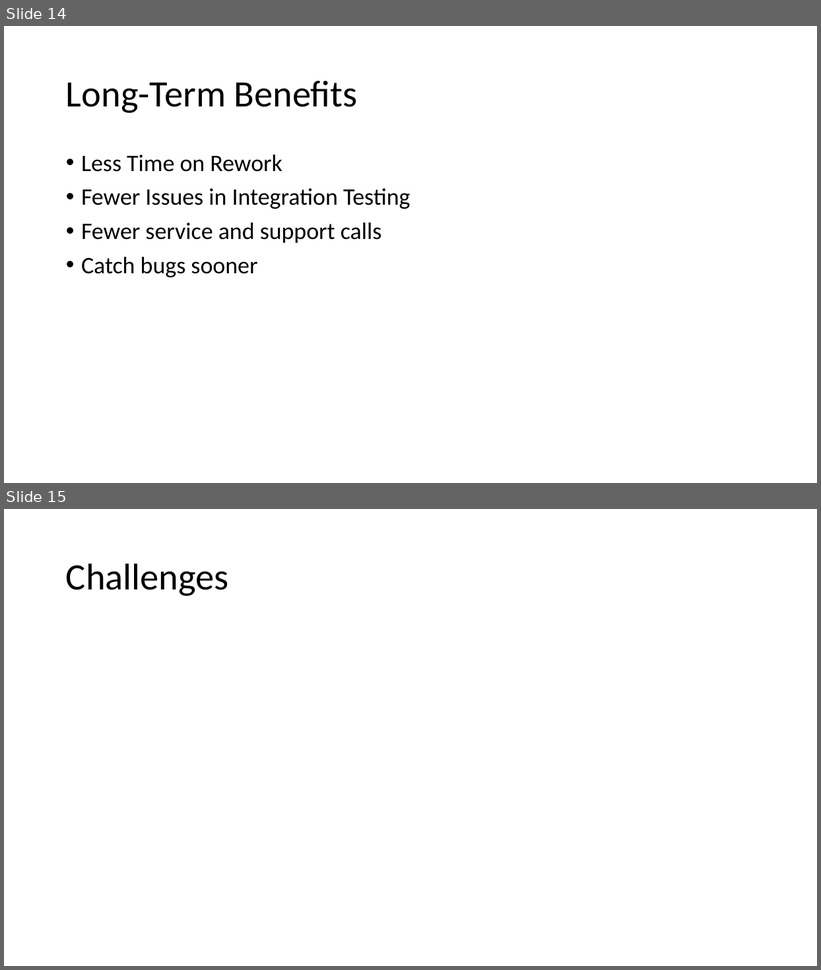
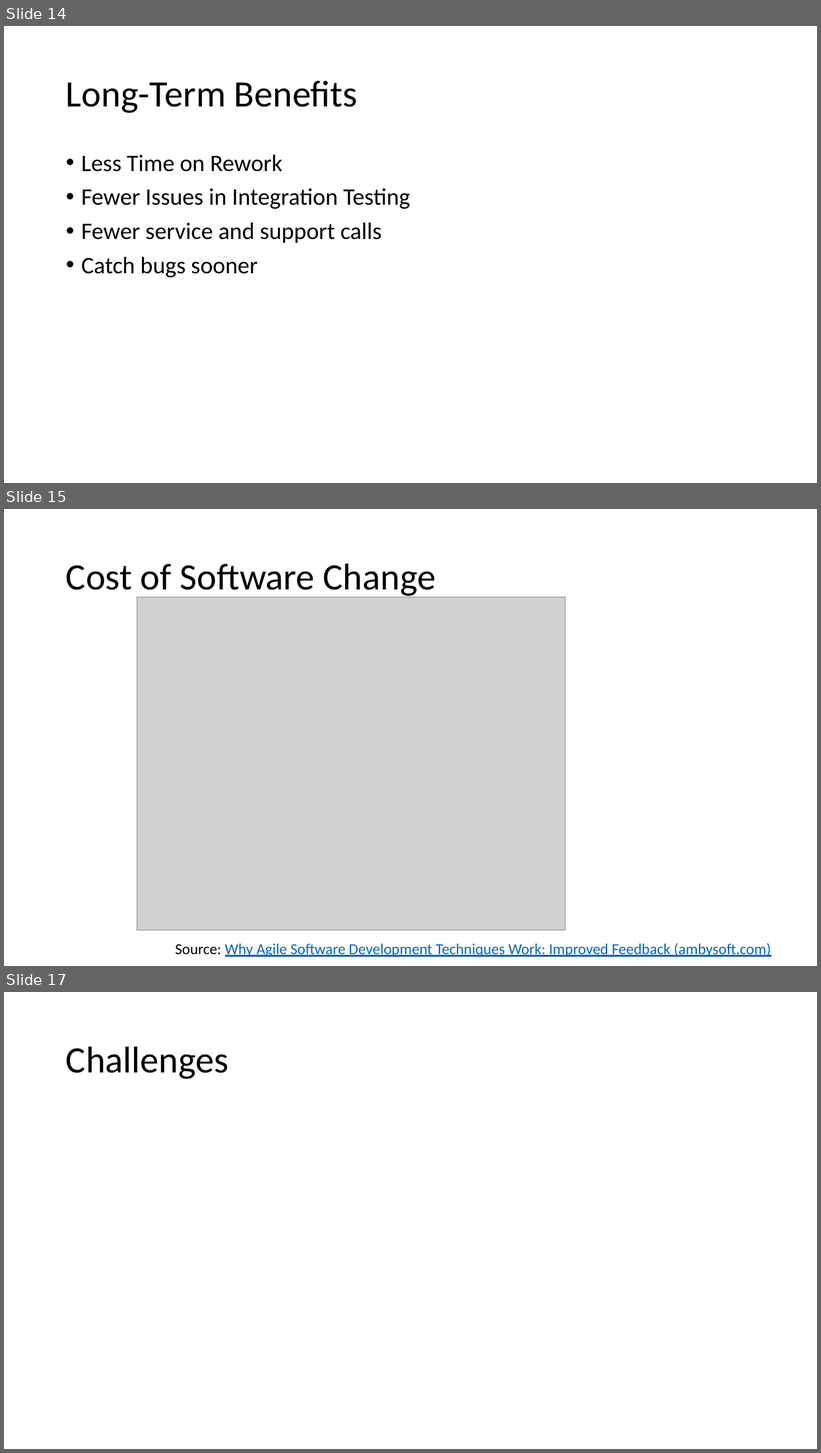
Before and after one commit to DavidGiard/Presentation-Slides, a slide deck: Blood-Sweat-and-Code-Reviews/Code Reviews.pptx. Shown one above the other, each under a label of ours: slides 14 and 15 before the commit, slides 14, 15 and 17 after it; the slides between them are not shown. The pictures are 821x970 and 821x1453 pixels, drawn with LibreOffice and Linux fonts; fonts in the diff are those of the drawing; grey boxes stand for pictures. Boxes give left, top, right and bottom in pixels: in the first picture for what was removed or moved away, otherwise in the second. Text is boxed around its words. In the diff, an @@ line names an element or a change of style, - is before the commit and + after.

Commit message:
Code Review: Cost vs Time

```diff
--- a/Blood-Sweat-and-Code-Reviews/Code Reviews.pptx
+++ b/Blood-Sweat-and-Code-Reviews/Code Reviews.pptx
@@ slide 15 added at <box>4,509,817,966</box>, background #FFFFFF @@
@@ title added at <box>66,563,436,598</box>, 44 pt, text #000000 @@
+Cost of Software Change
@@ picture added at <box>137,597,565,930</box> @@
@@ text added at <box>175,943,771,957</box>, 18 pt, text #0563C1, underline @@
+Source: Why Agile Software Development Techniques Work: Improved Feedback (ambysoft.com)
@@ what was slide 15 is now slide 17 @@
```
Also in this commit, not shown: 3 slides changed, 1 other slide added.
